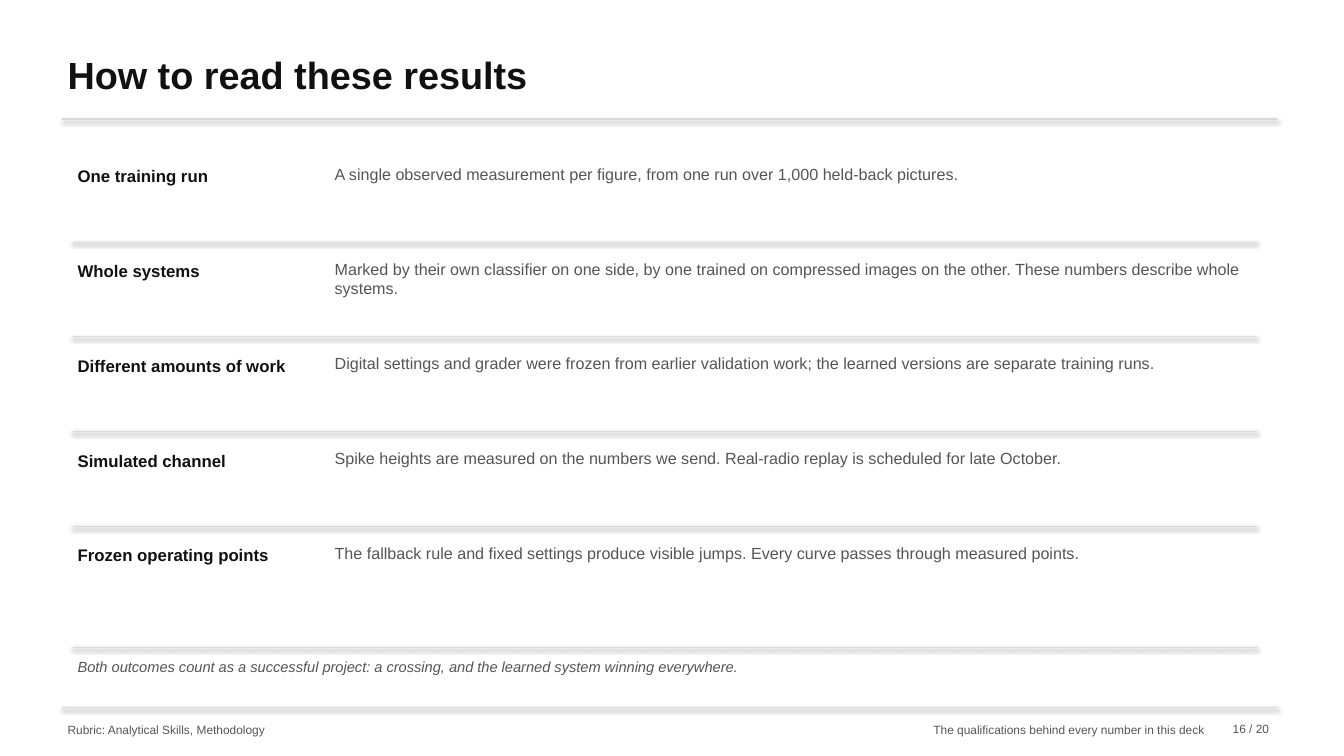
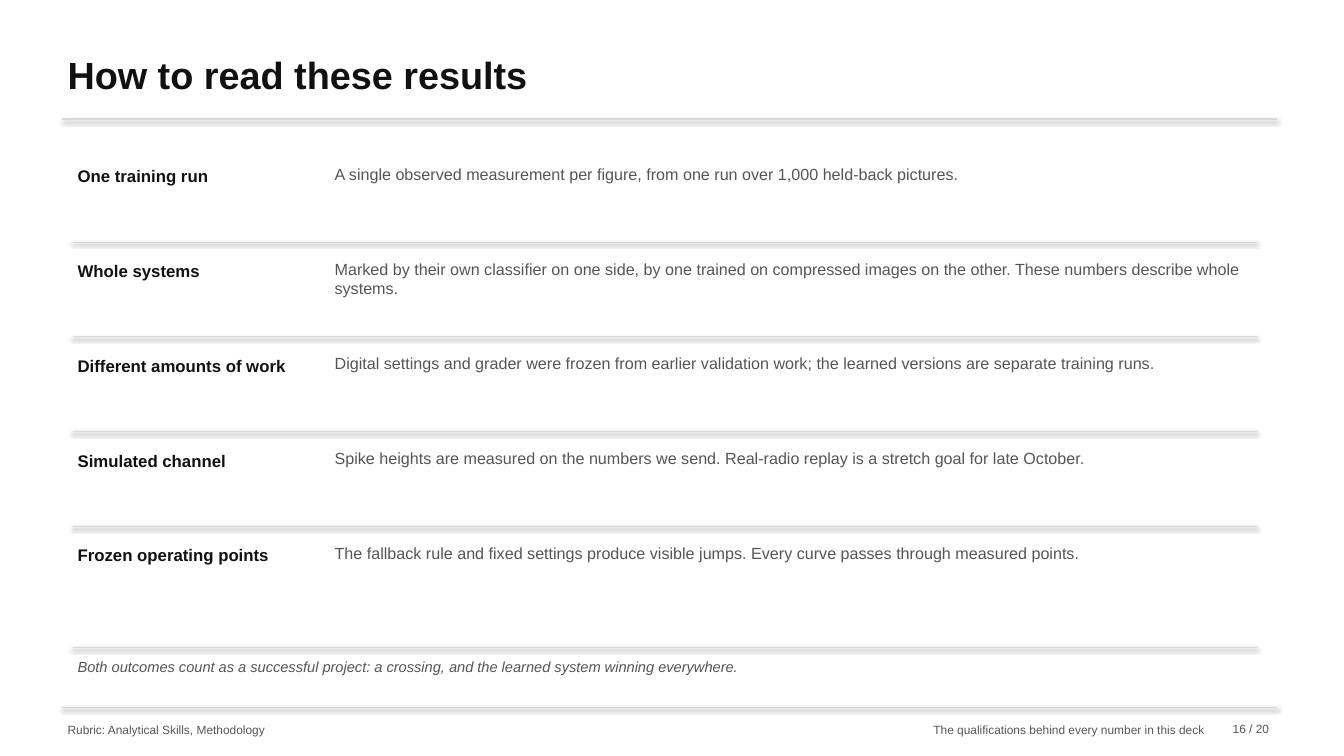
Before and after one commit to nxck2005/capstone, a slide deck: slide 16 of deliverables/review-2/semantic-communication-second-review.pptx. Drawn at 1344x756 pixels with LibreOffice and Linux fonts; fonts in the diff are those of the drawing. Boxes give left, top, right and bottom in pixels: in the first picture for what was removed or moved away, otherwise in the second. Text is boxed around its words. In the diff, an @@ line names an element or a change of style, - is before the commit and + after.

```diff
--- a/deliverables/review-2/semantic-communication-second-review.pptx
+++ b/deliverables/review-2/semantic-communication-second-review.pptx
@@ text at <box>335,452,1084,468</box>: text changed @@
-Spike heights are measured on the numbers we send. Real-radio replay is scheduled for late October.
+Spike heights are measured on the numbers we send. Real-radio replay is a stretch goal for late October.
```
Also in this commit, not shown: 8 other slides changed, 24 other files.
